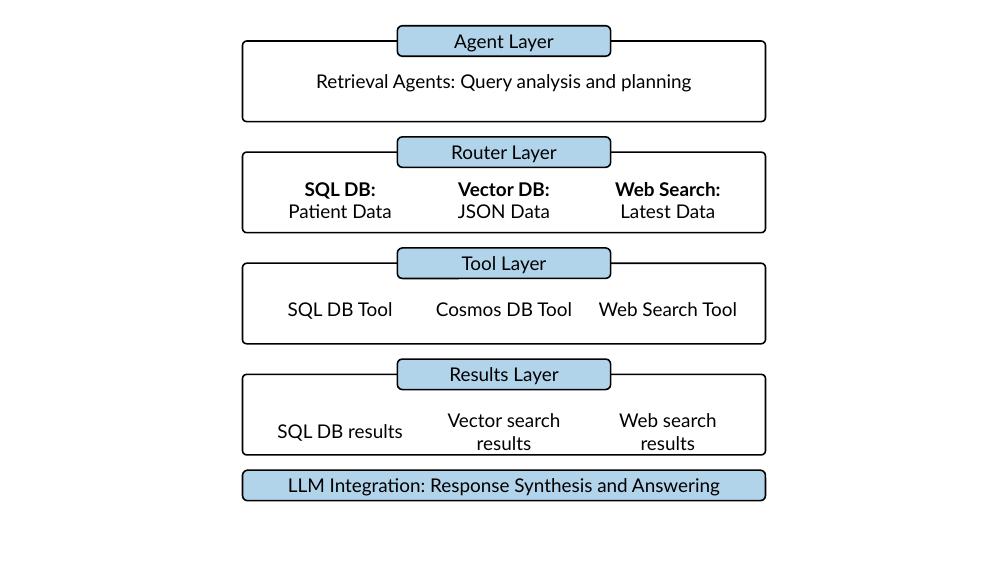
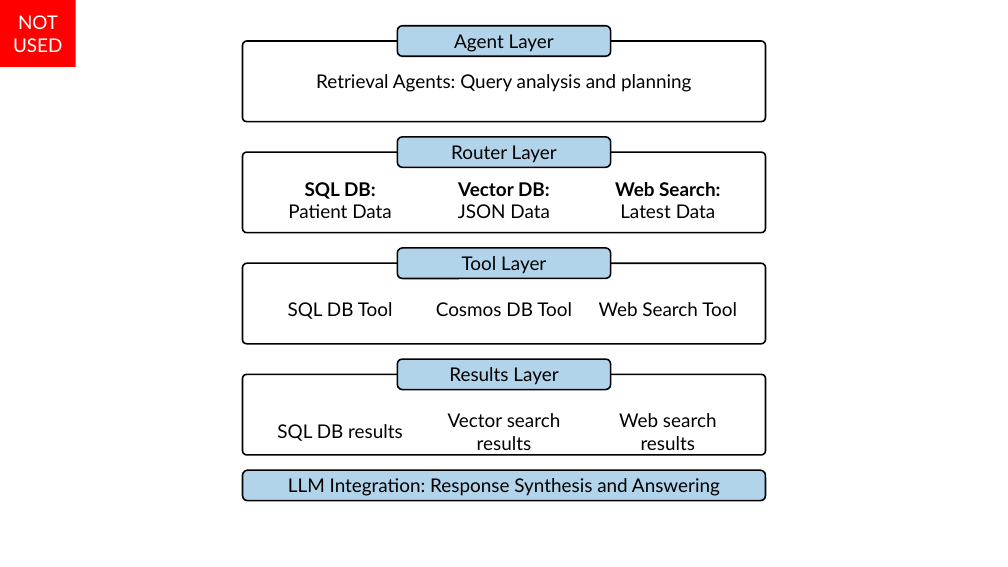
Before and after one commit to colbyford/foundry-book, a slide deck: slide 12 of figures/figures.pptx (slide 8 before the commit). Drawn at 1008x567 pixels with LibreOffice and Linux fonts; fonts in the diff are those of the drawing. Boxes give left, top, right and bottom in pixels: in the first picture for what was removed or moved away, otherwise in the second. Text is boxed around its words. In the diff, an @@ line names an element or a change of style, - is before the commit and + after.

```diff
--- a/figures/figures.pptx
+++ b/figures/figures.pptx
@@ rectangle added at box(0, 0, 76, 67), fill #FF0000, 18 pt, text #FFFFFF @@
+NOT USED
```
Also in this commit, not shown: 22 other slides changed.
